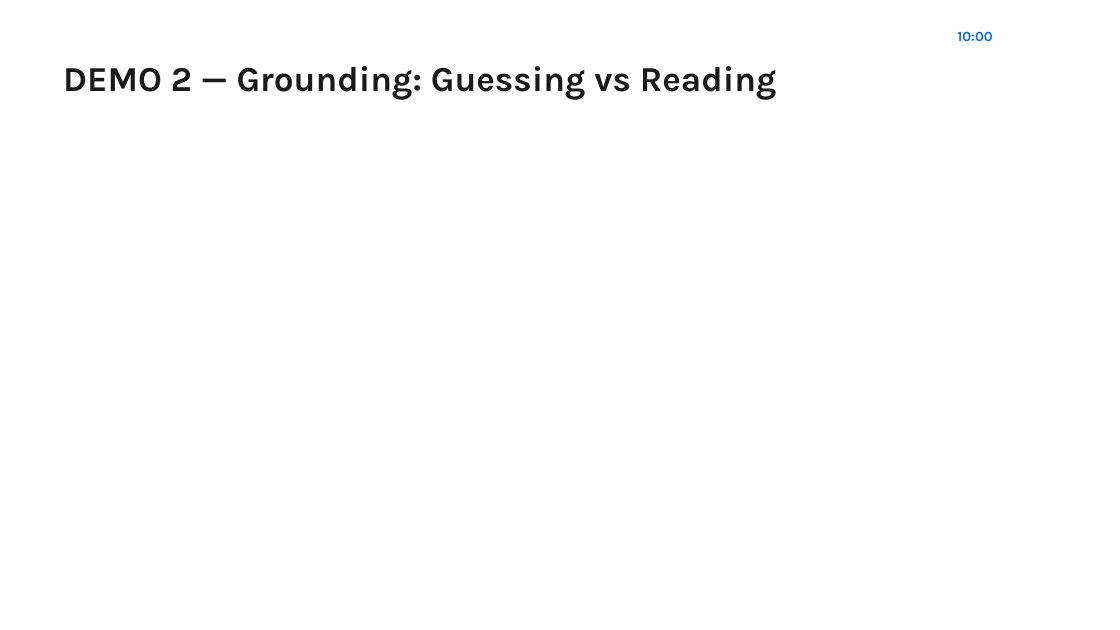
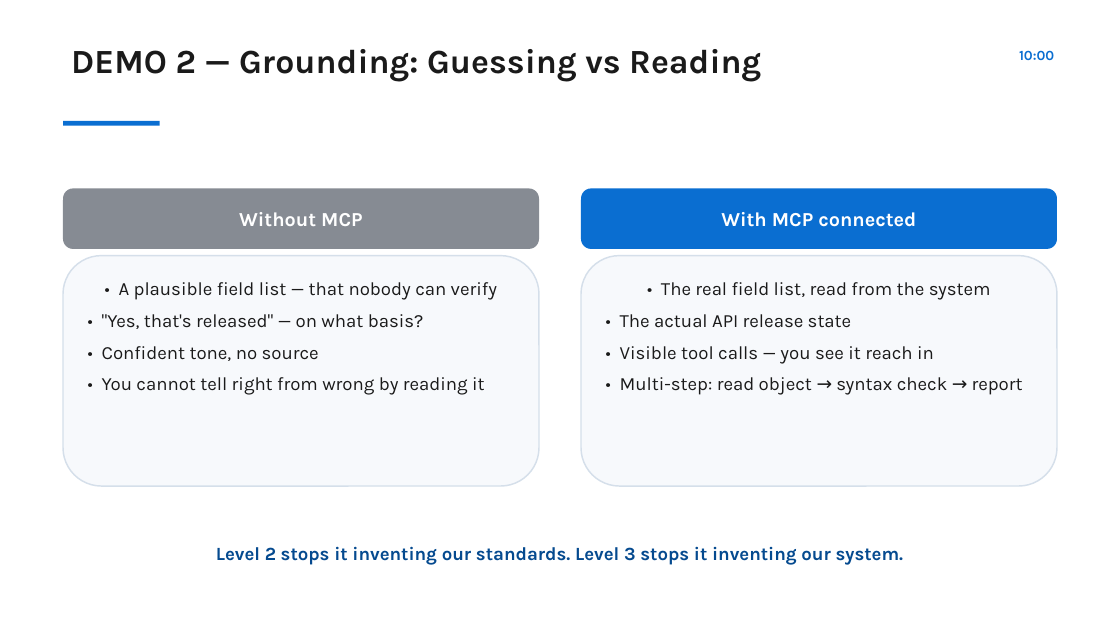
Before and after one commit to RJTechRamjee/sap-technical-assets, a slide deck: slide 9 of docs/coe-sessions/decks/COE-S01_2026-09-11_ai-assisted-abap.pptx. Drawn at 1120x630 pixels with LibreOffice and Linux fonts; fonts in the diff are those of the drawing. Boxes give left, top, right and bottom in pixels: in the first picture for what was removed or moved away, otherwise in the second. Text is boxed around its words. In the diff, an @@ line names an element or a change of style, - is before the commit and + after.

```diff
--- a/docs/coe-sessions/decks/COE-S01_2026-09-11_ai-assisted-abap.pptx
+++ b/docs/coe-sessions/decks/COE-S01_2026-09-11_ai-assisted-abap.pptx
@@ text "DEMO 2 — Grounding: Guessing ...": place and size @@
-text "DEMO 2 — Grounding: Guessing ..." at bbox=[63, 66, 777, 100]
+text "DEMO 2 — Grounding: Guessing ..." at bbox=[71, 49, 761, 81]
@@ text "DEMO 2 — Grounding: Guessing ..." at bbox=[71, 49, 761, 81]: size 30 to 29 pt; alignment centre to left; vertical alignment middle to top @@
@@ text "10:00": place and size @@
-text "10:00" at bbox=[957, 31, 992, 41]
+text "10:00" at bbox=[1019, 50, 1054, 60]
@@ text "10:00" at bbox=[1019, 50, 1054, 60]: alignment left to right @@
@@ rectangle added at bbox=[63, 121, 160, 126], fill #0A6ED1 @@
@@ rounded rectangle added at bbox=[63, 188, 539, 249], fill #868B93, 17 pt, text #FFFFFF, bold @@
+Without MCP
@@ rounded rectangle added at bbox=[581, 188, 1058, 249], fill #0A6ED1, 17 pt, text #FFFFFF, bold @@
+With MCP connected
@@ rounded rectangle added at bbox=[63, 255, 539, 486], fill #F7F9FC, outline #D5DFEA 1.25 pt, 16 pt, text #1A1A1A @@
+• A plausible field list — that nobody can verify
+• "Yes, that's released" — on what basis?
+• Confident tone, no source
+• You cannot tell right from wrong by reading it
@@ rounded rectangle added at bbox=[581, 255, 1058, 486], fill #F7F9FC, outline #D5DFEA 1.25 pt, 16 pt, text #1A1A1A @@
+• The real field list, read from the system
+• The actual API release state
+• Visible tool calls — you see it reach in
+• Multi-step: read object → syntax check → report
@@ text added at bbox=[216, 546, 904, 565], 16 pt, text #054A8F, bold @@
+Level 2 stops it inventing our standards. Level 3 stops it inventing our system.
```
Also in this commit, not shown: 14 other slides changed.
